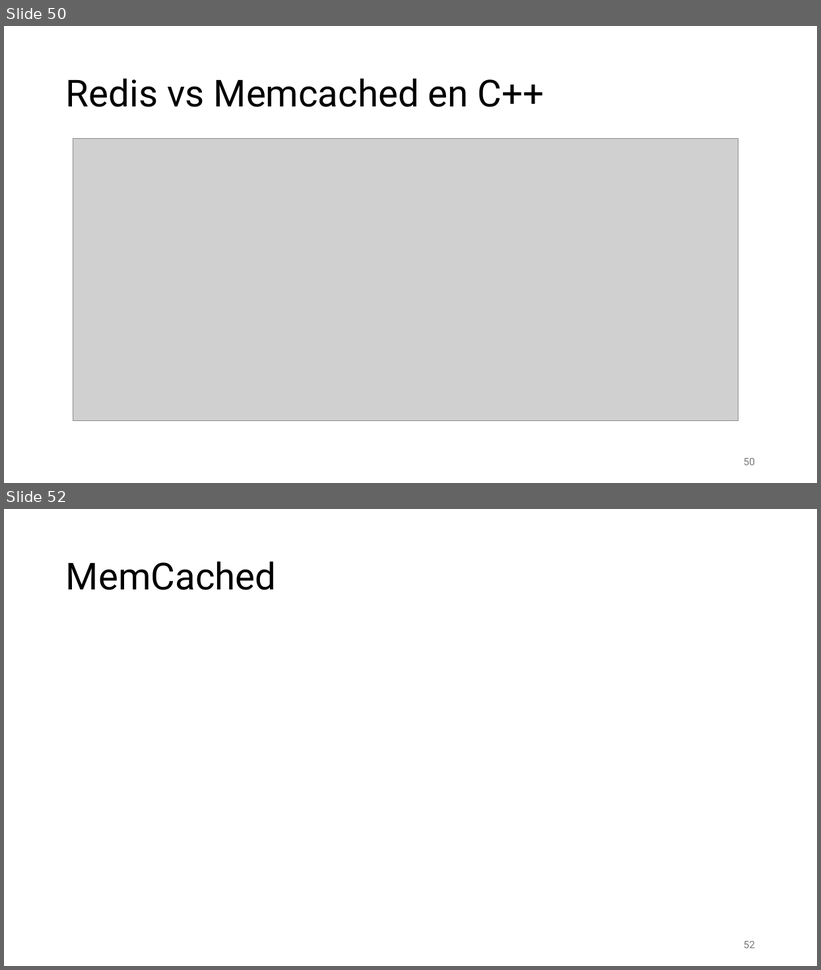
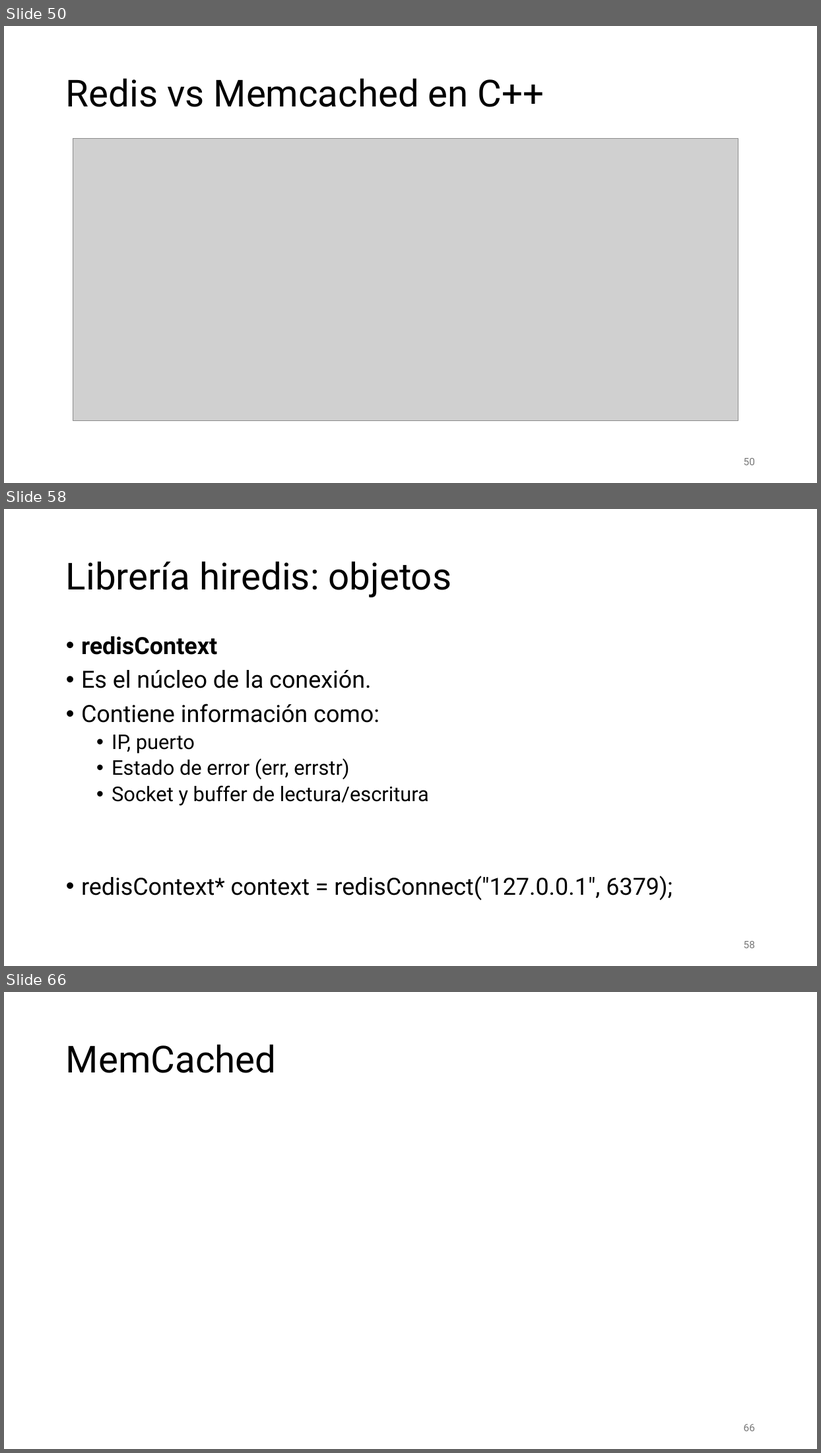
Before and after one commit to aldebarran22/CURSO_CPP_SERVICIOS_30H, a slide deck: doc/4_Gestion_estado_persistencia.pptx. Shown one above the other, each under a label of ours: slides 50 and 52 before the commit, slides 50, 58 and 66 after it; the slides between them are not shown. The pictures are 821x970 and 821x1453 pixels, drawn with LibreOffice and Linux fonts; fonts in the diff are those of the drawing; grey boxes stand for pictures. Boxes give left, top, right and bottom in pixels: in the first picture for what was removed or moved away, otherwise in the second. Text is boxed around its words. In the diff, an @@ line names an element or a change of style, - is before the commit and + after.

```diff
--- a/doc/4_Gestion_estado_persistencia.pptx
+++ b/doc/4_Gestion_estado_persistencia.pptx
@@ slide 58 added at [4,509,817,966], background #FFFFFF @@
@@ title added at [66,561,452,597], 44 pt, text #000000 @@
+Librería hiredis: objetos
@@ text added at [81,636,673,900], 28 pt, text #000000 @@
+• redisContext
+• Es el núcleo de la conexión.
+• Contiene información como:
+  • IP, puerto
+  • Estado de error (err, errstr)
+  • Socket y buffer de lectura/escritura
+• redisContext* context = redisConnect("127.0.0.1", 6379);
@@ page number added at [744,941,755,949], 12 pt, text #797979 @@
+58
@@ what was slide 52 is now slide 66 @@
@@ page number at [744,1424,755,1432]: text changed @@
-52
+66
```
Also in this commit, not shown: 1 slide changed, 14 other slides added, 1 slide removed, 21 other files.
